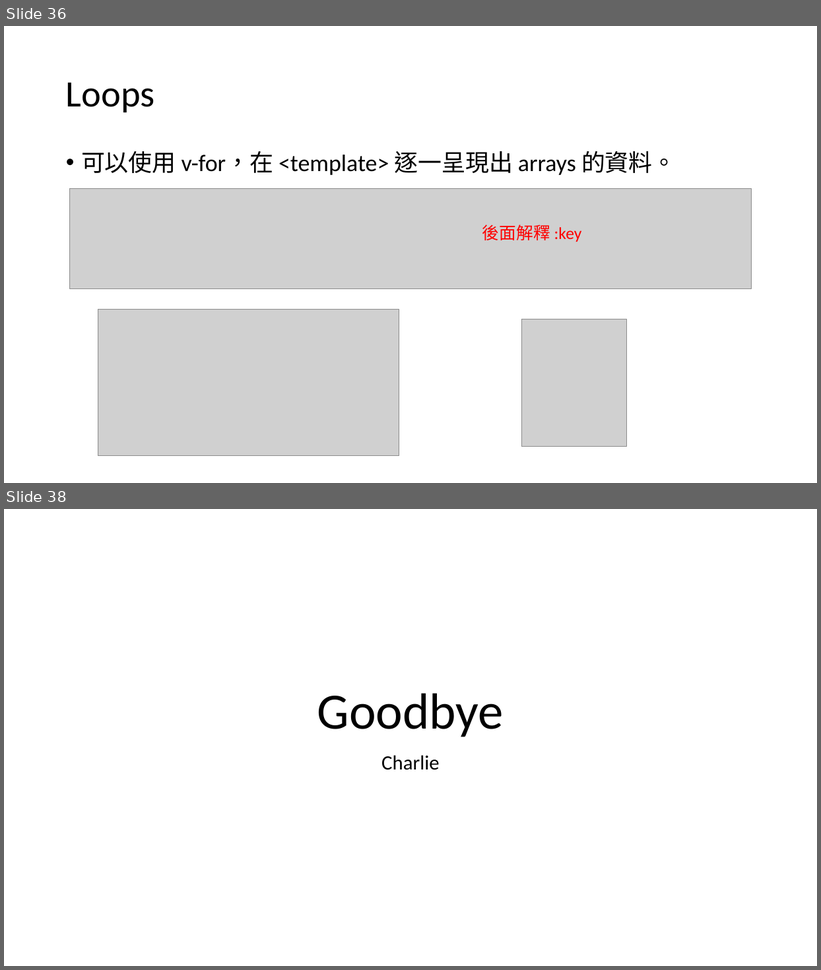
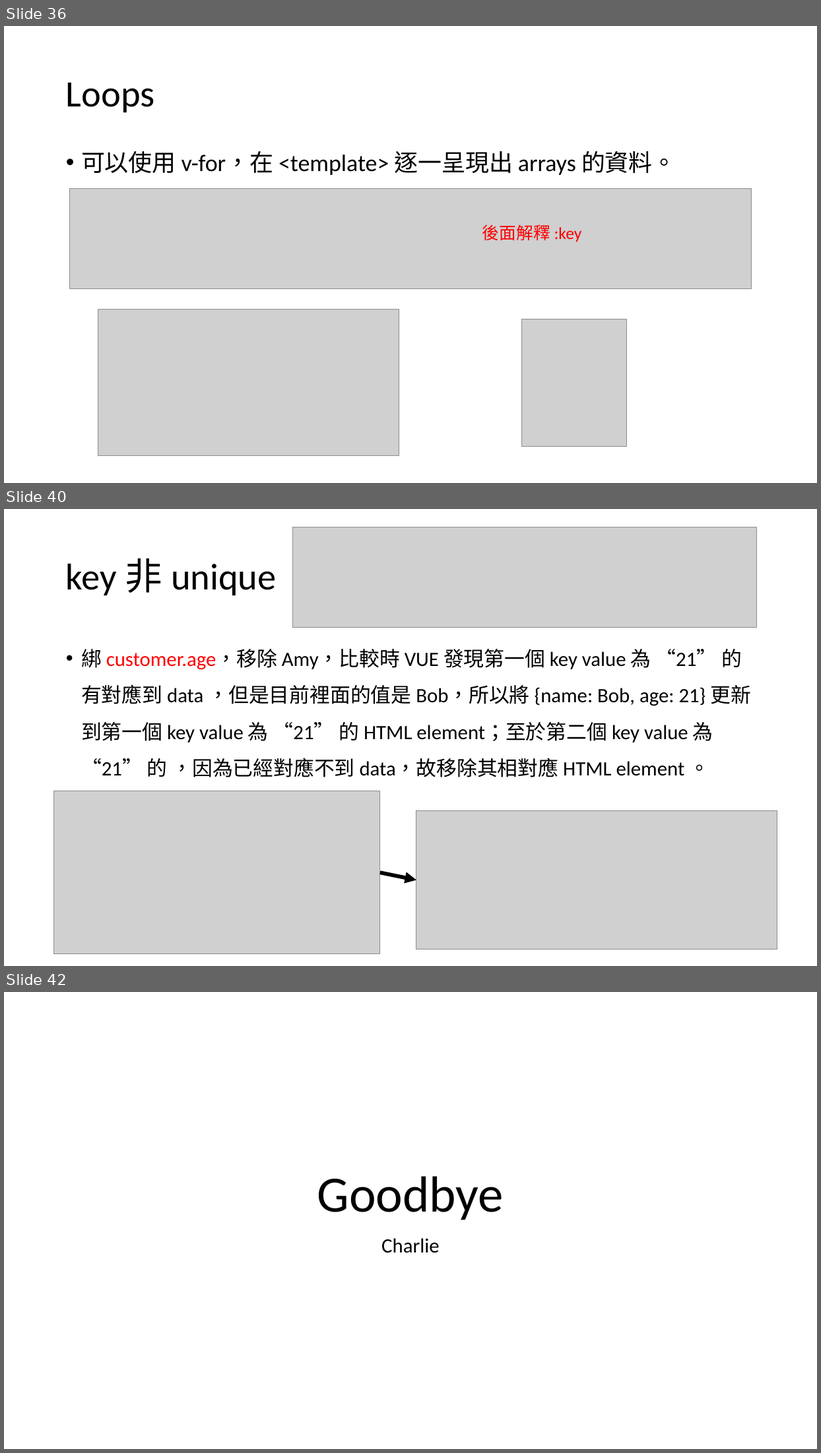
Before and after one commit to michael-ouyang-projects/vue3-practice, a slide deck: VUE3.pptx. Shown one above the other, each under a label of ours: slides 36 and 38 before the commit, slides 36, 40 and 42 after it; the slides between them are not shown. The pictures are 821x970 and 821x1453 pixels, drawn with LibreOffice and Linux fonts; fonts in the diff are those of the drawing; grey boxes stand for pictures. Boxes give left, top, right and bottom in pixels: in the first picture for what was removed or moved away, otherwise in the second. Text is boxed around its words. In the diff, an @@ line names an element or a change of style, - is before the commit and + after.

Commit message:
update vue3 pptx

```diff
--- a/VUE3.pptx
+++ b/VUE3.pptx
@@ slide 40 added at [4,509,817,966], background #FFFFFF @@
@@ picture added at [293,527,757,628] @@
@@ title added at [66,559,277,595], 44 pt, text #000000 @@
+key 非 unique
@@ text added at [81,649,752,778], 24 pt, text #000000 @@
+• 綁 customer.age，移除 Amy，比較時 VUE 發現第一個 key value 為 “21” 的有對應到 data ，但是目前裡面的值是 Bob，所以將 {name: Bob, age: 21} 更新到第一個 key value 為 “21” 的 HTML element；至於第二個 key value 為 “21” 的 ，因為已經對應不到 data，故移除其相對應 HTML element 。
@@ picture added at [54,791,380,955] @@
@@ picture added at [416,811,777,949] @@
@@ arrow added from (380, 873) to (416, 881), #000000 4.5 pt @@
@@ what was slide 38 is now slide 42 @@
```
Also in this commit, not shown: 4 slides changed, 4 other slides added, 1 slide removed.
